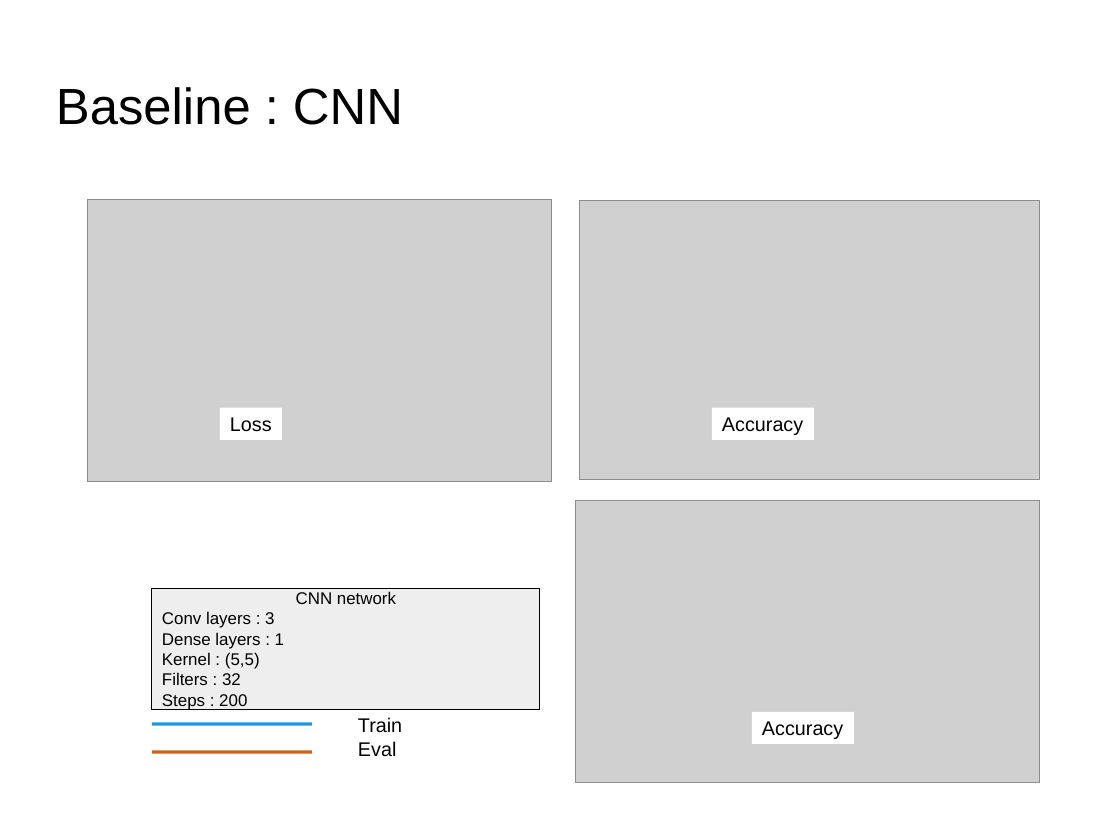
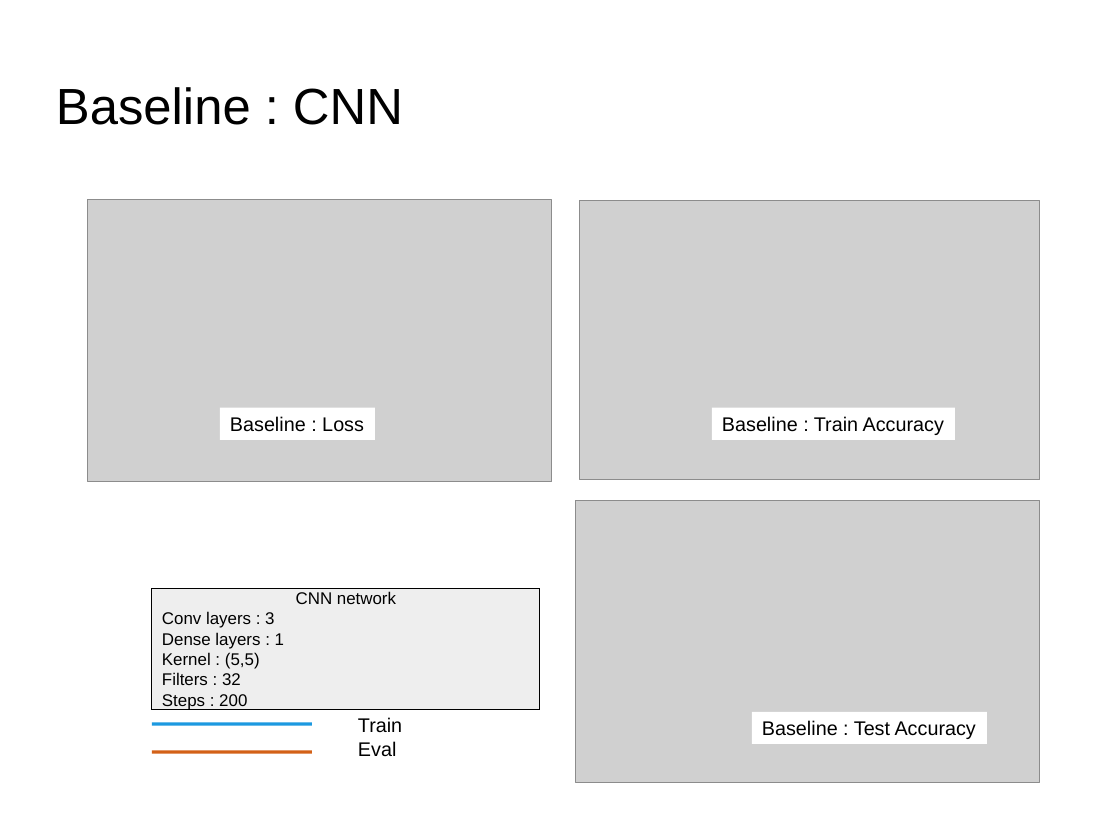
Before and after one commit to dataforcast/OC_Datascientist, a slide deck: slide 28 of P8/report/Openclassrooms_ParcoursDatascientist_P8-V2.odp. Drawn at 1120x840 pixels with LibreOffice and Linux fonts; fonts in the diff are those of the drawing; grey boxes stand for pictures; background and template pictures are left out. Boxes give left, top, right and bottom in pixels: in the first picture for what was removed or moved away, otherwise in the second. Text is boxed around its words. In the diff, an @@ line names an element or a change of style, - is before the commit and + after.

```diff
--- a/P8/report/Openclassrooms_ParcoursDatascientist_P8-V2.odp
+++ b/P8/report/Openclassrooms_ParcoursDatascientist_P8-V2.odp
@@ rectangle "Baseline : Loss": place and size @@
-rectangle "Baseline : Loss" at bbox=[221, 408, 283, 440]
+rectangle "Baseline : Loss" at bbox=[221, 408, 375, 440]
@@ text in rectangle at bbox=[230, 416, 364, 432]: text changed @@
-Loss
+Baseline : Loss
@@ rectangle "Baseline : Train Accuracy": place and size @@
-rectangle "Baseline : Train Accuracy" at bbox=[712, 408, 814, 440]
+rectangle "Baseline : Train Accuracy" at bbox=[712, 408, 955, 440]
@@ text in rectangle at bbox=[722, 416, 944, 435]: text changed @@
-Accuracy
+Baseline : Train Accuracy
@@ rectangle "Baseline : Test Accuracy": place and size @@
-rectangle "Baseline : Test Accuracy" at bbox=[752, 712, 854, 745]
+rectangle "Baseline : Test Accuracy" at bbox=[752, 712, 987, 745]
@@ text in rectangle at bbox=[762, 720, 976, 739]: text changed @@
-Accuracy
+Baseline : Test Accuracy
```
Also in this commit, not shown: 5 other slides changed, 4 slides added, 4 other files.
